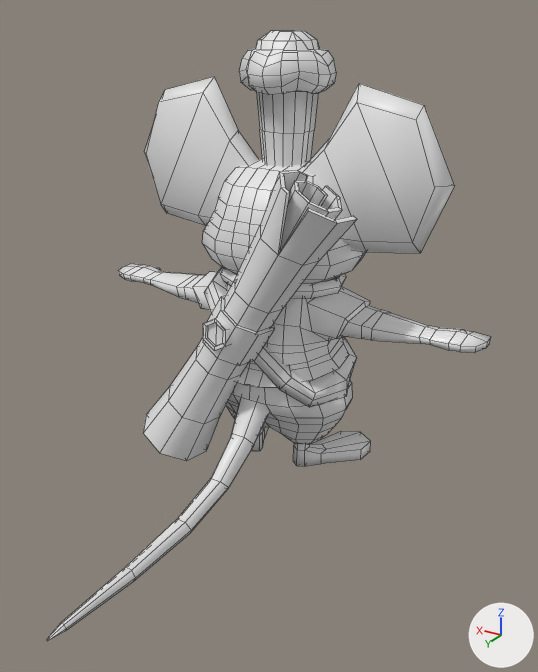
Before and after pictures for a commit that changed the FBX model PFA-Episode2/Assets/_Graph/Mesh/Rig_Chara/Rig_chara_mouse.fbx.
Camera for both pictures: a 50 mm lens placed at (-0.233, 0.401, 0.292), pointed at (-0.032, 0.067, 0.124). The lights are fixed; the arrows at lower right show +X, +Y and +Z. Mesh edges are drawn as thin lines. Where no turn or scale is listed for an object, it has been applied to the vertices.

The first picture shows 'msh_chara_Mouse'.
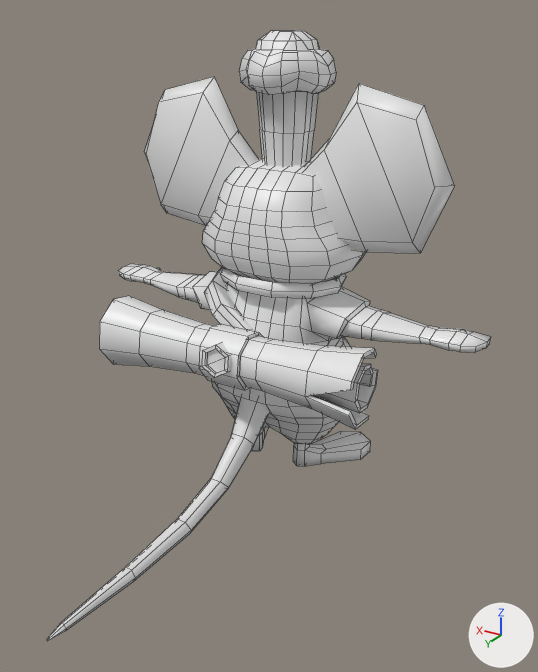
Location of each change, [x1, y1, x2, y2] in pixels of the pictures (538 x 672 px; the box of a moved part takes in the faces that stretch with it):
part 1 of me_msh_chara_mouse, moved or reshaped: before [203, 296, 275, 366]; after [199, 324, 262, 390]
part 2 of me_msh_chara_mouse, moved or reshaped: before [144, 170, 357, 461]; after [99, 296, 378, 429]
part 3 of me_msh_chara_mouse, moved or reshaped: before [203, 317, 231, 351]; after [202, 342, 231, 378]

What the commit changed:
me_msh_chara_mouse has 1484 vertices, 1430 faces and spans x -0.138..0.138, y -0.066..0.221, z -0.001..0.284.
me_msh_chara_mouse is used by ob_msh_chara_mouse; location (0.0, 0.0, 0.0).
me_msh_chara_mouse part 1: the loose piece of 32 vertices spanning x -0.019..0.026, y 0.027..0.063, z 0.092..0.134 is turned -59.7 degrees about the y axis through its middle, then moved by (-0.002, 0.009, -0.015).
me_msh_chara_mouse part 2: the loose piece of 206 vertices spanning x -0.069..0.075, y 0.022..0.071, z 0.012..0.214 is multiplied about its middle by the matrix ((0.429, 0.0, -0.734), (0.0, 1.005, 0.0), (0.864, 0.0, 0.504)), then moved by (-0.002, 0.009, -0.015).
me_msh_chara_mouse part 3: the loose piece of 24 vertices spanning x -0.003..0.016, y 0.052..0.066, z 0.105..0.126 is turned -59.7 degrees about the y axis through its middle, then moved by (-0.005, 0.009, -0.013).
